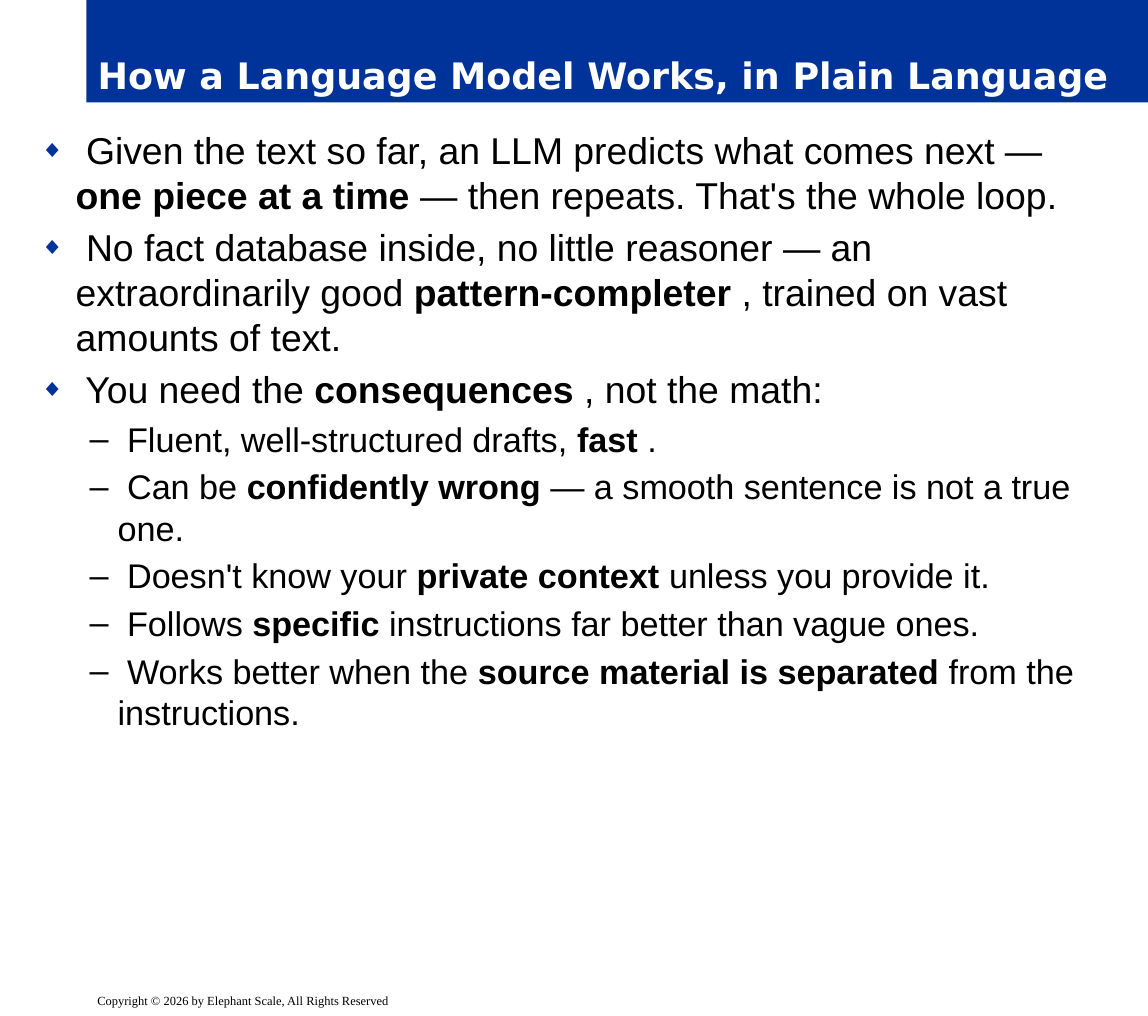
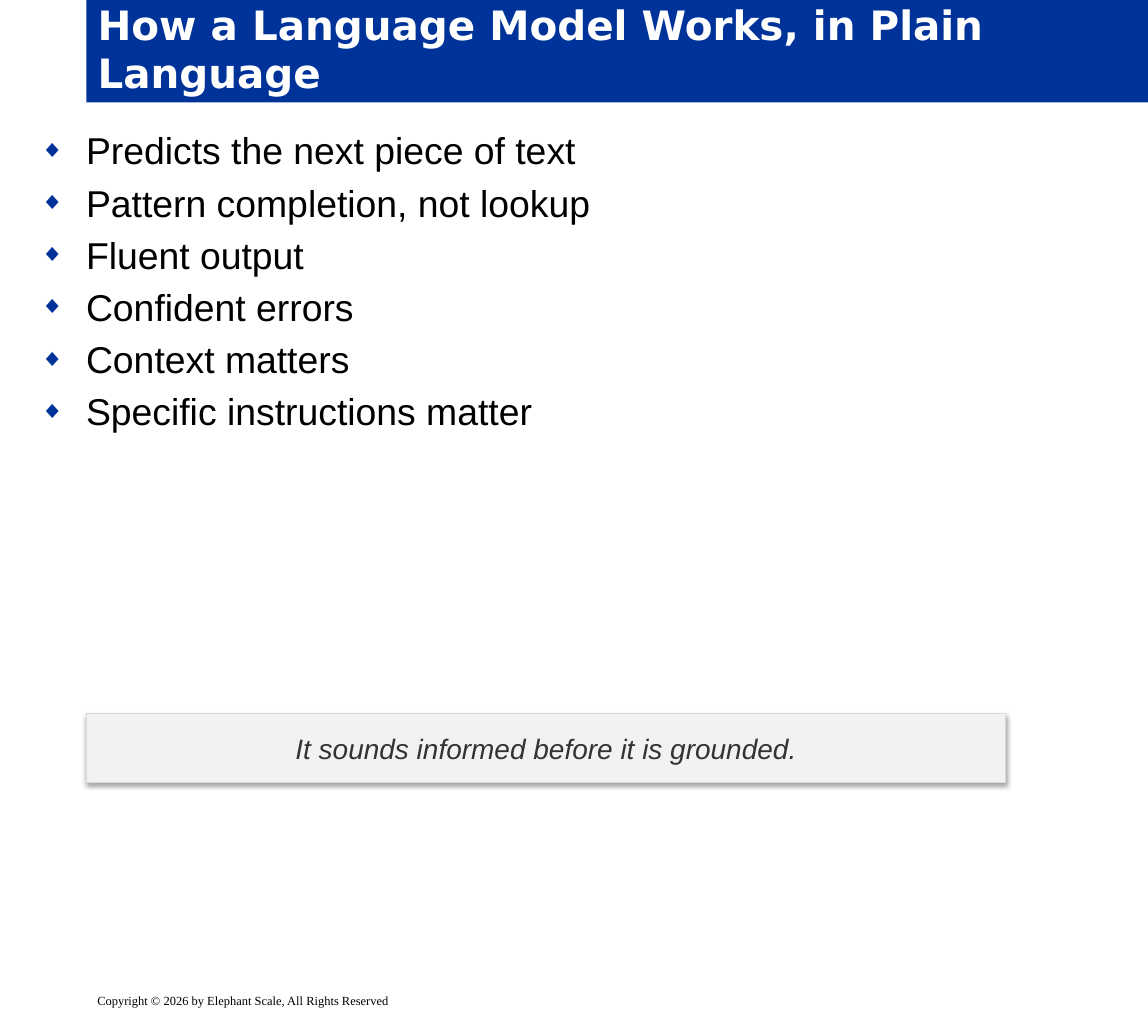
Before and after one commit to elephantscale/ai-automation-essentials, a slide deck: slide 5 of slides/release/01-foundations.pptx. Drawn at 1148x1016 pixels with LibreOffice and Linux fonts; fonts in the diff are those of the drawing; background and template pictures are left out. Boxes give left, top, right and bottom in pixels: in the first picture for what was removed or moved away, otherwise in the second. Text is boxed around its words. In the diff, an @@ line names an element or a change of style, - is before the commit and + after.

```diff
--- a/slides/release/01-foundations.pptx
+++ b/slides/release/01-foundations.pptx
@@ title "How a Language Model Works, ..." at box(86, 0, 1148, 102): size 23.4 to 26 pt @@
@@ text at box(86, 137, 590, 433): text changed; size 22 to 24 pt @@
-◆ Given the text so far, an LLM predicts what comes next — one piece at a time — then repeats. That's the whole loop.
-◆ No fact database inside, no little reasoner — an extraordinarily good pattern-completer , trained on vast amounts of text.
-◆ You need the consequences , not the math:
-  – Fluent, well-structured drafts, fast .
-  – Can be confidently wrong — a smooth sentence is not a true one.
-  – Doesn't know your private context unless you provide it.
-  – Follows specific instructions far better than vague ones.
-  – Works better when the source material is separated from the instructions.
+◆ Predicts the next piece of text
+◆ Pattern completion, not lookup
+◆ Fluent output
+◆ Confident errors
+◆ Context matters
+◆ Specific instructions matter
@@ rectangle added at box(86, 713, 1006, 783), fill #F2F2F2, outline #D9D9D9 0.75 pt, 18 pt, text #333333, italic @@
+It sounds informed before it is grounded.
```
Also in this commit, not shown: 21 other slides changed.
